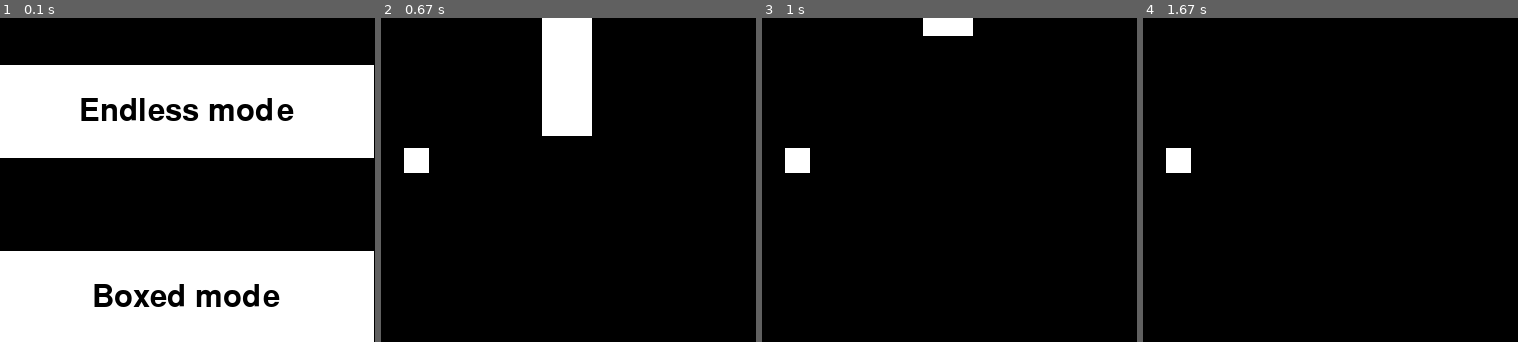
Above: before the commit, frames 1-4 (left to right).
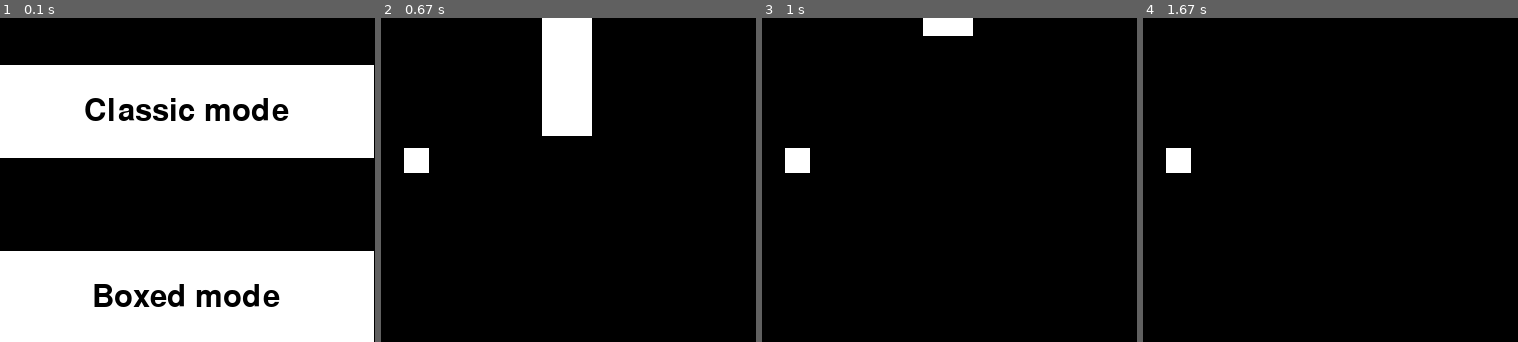
Above: after the commit, the same moments.

Repository: wiliams12/snake
Game: pygame game, started from src/main.py
Same seed, same stepped clock (60 frames per second), same inputs: the game is played once before the commit and once after it.
Inputs (mouse positions are % of the whole screen's width and height, from its top left):
- Up to frame 1 (0.1 s): no input
- Up to frame 2 (0.67 s): click (50, 43) at 0.38 s, where only the run after the commit has a clickable "Classic mode"
- Up to frame 3 (1 s): hold Right from 0.67 s (still down)
- Up to frame 4 (1.67 s): release Right at 1.13 s; hold Up 1.17-1.52 s; hold Right from 1.55 s (still down)
The pictures show only the part of the screen within x 25-75%, y 29-79%; the shares and areas given below are measured in that part.

The runs differ from the first frame. In frame 1, 2.3% of the frame differs, in the area x 21-79%, y 24-32%; in frame 2, nothing differs; in frame 3, nothing differs; in frame 4, nothing differs.

Commit message:
Updated README

Diff:
--- a/src/components.py
+++ b/src/components.py
@@ -61,7 +61,7 @@
             pygame.display.flip()
 
         buttons = []
-        buttons.append(Button(self.screen_size,"Endless mode", (self.screen_size//2,self.screen_size//2)))
+        buttons.append(Button(self.screen_size,"Classic mode", (self.screen_size//2,self.screen_size//2)))
         buttons.append(Button(self.screen_size,"Boxed mode", (self.screen_size//2,self.screen_size//4*3)))
 
         while self.running:
@@ -71,8 +71,8 @@
                 elif event.type == MOUSEBUTTONDOWN:
                     for btn in buttons:
                         if btn.pressed(event):
-                            if btn.text == "Endless mode":
-                                self.mode = "endless"
+                            if btn.text == "Classic mode":
+                                self.mode = "classic"
                             if btn.text == "Boxed mode":
                                 self.mode = "boxed"
                             self.running = False
@@ -117,7 +117,7 @@
         Checks whether an action is needed in the current state. Checks whether the snake has eaten a blob and whether it crossed it's tale.
 
         Boxed mode: Checks whether the snake is still in the game grid. If not, it ends the game loop.
-        Endless mode: Checkes whether the snake is in the game grid. If not, it moves the self.pos to to opposite side of the grid.
+        Classic mode: Checkes whether the snake is in the game grid. If not, it moves the self.pos to to opposite side of the grid.
         """
         if self.pos == self.blob_loc:
             self.snake.append(None)
@@ -130,7 +130,7 @@
             if self.pos[0] not in list(range(0,self.game_res)) or self.pos[1] not in list(range(0,self.game_res)):
                 self.running = False
 
-        if self.mode == "endless":
+        if self.mode == "classic":
             if self.pos[0] < 0:
                 self.pos = (self.game_res, self.pos[1])
                 self.dir = (-1, 0)
Not shown, changed: README.md
